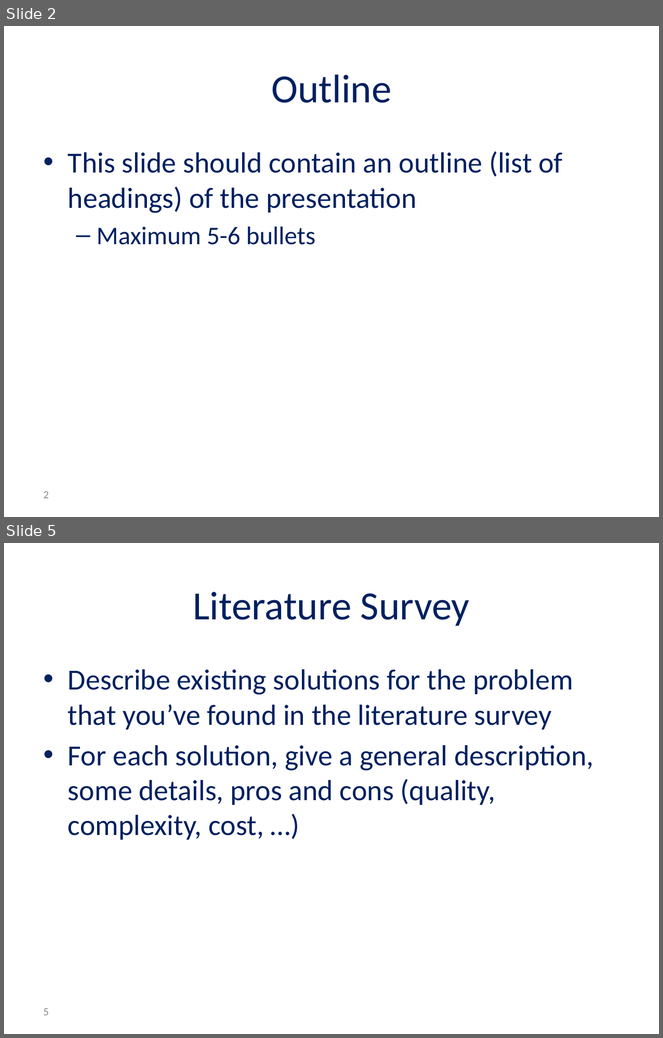
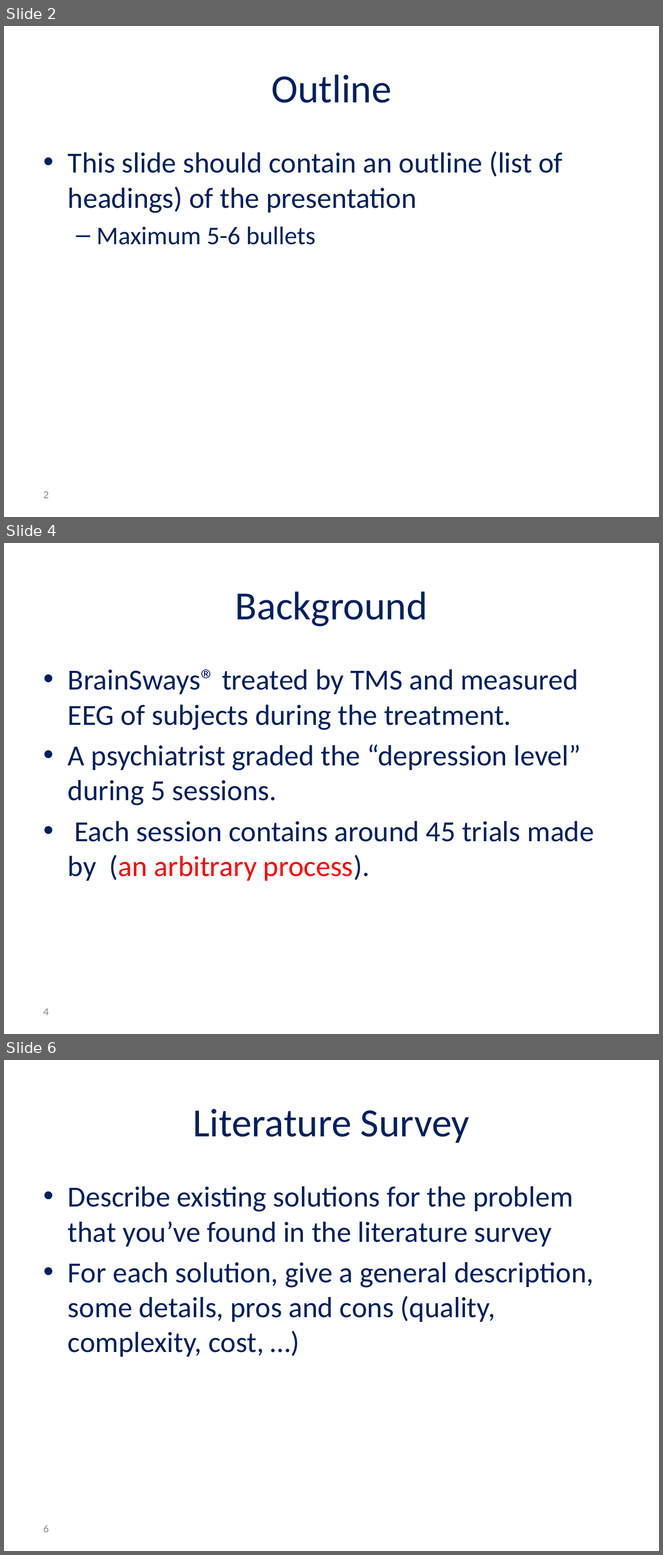
Before and after one commit to reggevlivney/BrainSway, a slide deck: Project_Midterm_Presentation.pptx. Shown one above the other, each under a label of ours: slides 2 and 5 before the commit, slides 2, 4 and 6 after it; the slides between them are not shown. The pictures are 663x1038 and 663x1555 pixels, drawn with LibreOffice and Linux fonts; fonts in the diff are those of the drawing; background and template pictures are left out. Boxes give left, top, right and bottom in pixels: in the first picture for what was removed or moved away, otherwise in the second. Text is boxed around its words. In the diff, an @@ line names an element or a change of style, - is before the commit and + after.

```diff
--- a/Project_Midterm_Presentation.pptx
+++ b/Project_Midterm_Presentation.pptx
@@ slide 4 added at (x1=4, y1=543, x2=659, y2=1034), background #FFFFFF @@
@@ title added at (x1=235, y1=591, x2=428, y2=627), 44 pt, text #002060 @@
+Background
@@ text added at (x1=68, y1=669, x2=594, y2=881), 32 pt, text #002060 @@
+• BrainSways® treated by TMS and measured EEG of subjects during the treatment.
+• A psychiatrist graded the “depression level” during 5 sessions.
+• Each session contains around 45 trials made by (an arbitrary process).
@@ page number added at (x1=44, y1=1008, x2=49, y2=1016), 12 pt, text #8C8C8C @@
+4
@@ what was slide 5 is now slide 6 @@
@@ page number at (x1=44, y1=1525, x2=49, y2=1533): text changed @@
-5
+6
```
Also in this commit, not shown: 2 slides changed, 5 other slides added, 2 slides removed, 2 other files.
